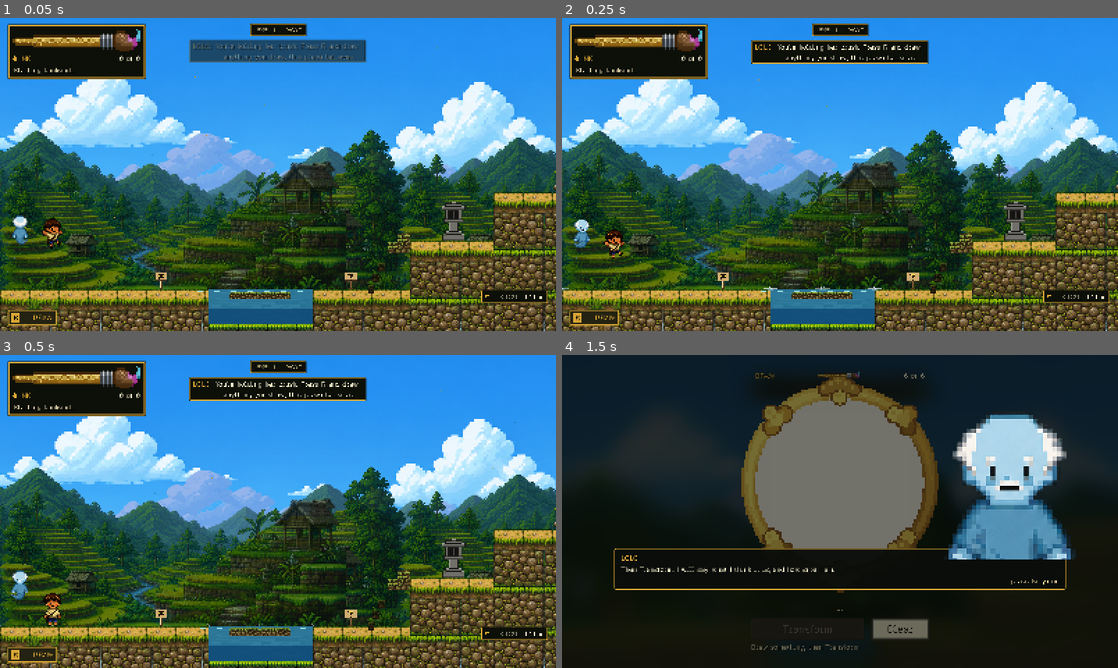
Above: before the commit, frames 1-4 (two rows, left to right).
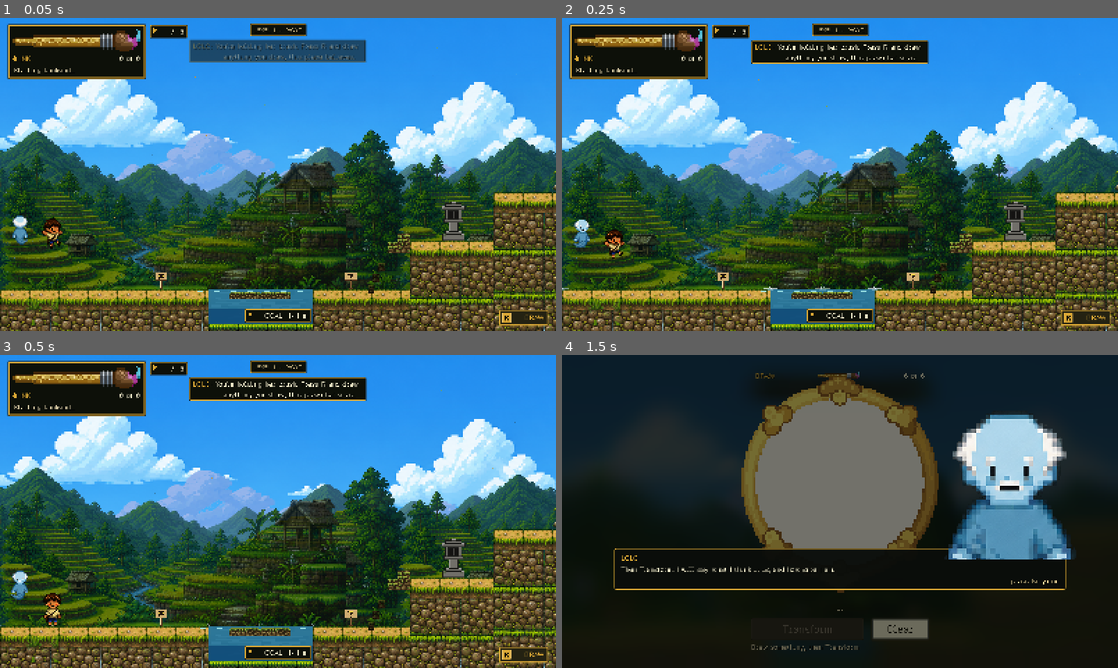
Above: after the commit, the same moments.

Repository: hyuuuan/OBRA
Game: Godot game, scene res://game_level.tscn
The game is run twice, just before and just after one commit, with the same random seed, the same clock (stepped at 60 frames per second) and the same inputs. This scene is started directly instead of the project's main scene.
Inputs (mouse positions are in pixels of both pictures, inside the frame that each line leads up to):
- Up to frame 1 (0.05 s): no input
- Up to frame 2 (0.25 s): no input
- Up to frame 3 (0.5 s): no input
- Up to frame 4 (1.5 s): click "DRAW" at 0.5 s; tap Enter (ui_accept) at 1.25 s; drag from (840, 483) to (823, 642) at 1.27 s

The runs differ from the first frame. In frame 1, 2.1% of the frame differs, in the area x 1-99%, y 2-99%; in frame 2, 2.1%; in frame 3, 2.1%; in frame 4, nothing differs.

Commit message:
The HUD sits where the thesis wireframes put it
Thesis §4.5.3.5 is a layout spec and the build had drifted from it: "the status
line and ink counter sit at the top-left, the checkpoint indicator beside them;
the toolbelt strip occupies the lower-left corner; and the Draw button sits at
the lower-right, within reach of the pointer that will be used to draw."

R and Q were bottom LEFT -- which put the one button in this game pressed with
a MOUSE at the opposite corner from the hand about to draw with it, and stacked
it under the place the toolbelt is supposed to be. Both moved right; the
toolbelt took the corner they left.

⚠ AND THE GOAL CHIP HAD TO MOVE OUT OF THEIR WAY. A tutorial callout anchors
ABOVE the control it is about, so R arriving in that corner printed "Her brush
is in here, R opens it" straight across the readout saying how far there is
left to go. It sits under the middle of the frame now, which also zones the
display honestly: state along the top, the bag bottom left, the verbs bottom
right, and the one number about the JOURNEY where the eye already rests.

THE CHECKPOINT INDICATOR IS NEW, and the omission was worse than a layout
mismatch. Nothing on screen had ever said a checkpoint existed. The only thing
that mentioned one was a line of dialogue as the player walked through it, and
a player who dismissed it had no way to learn that the level had five, that two
were behind them, or that falling in the water would cost them nothing. In a
game whose loop is spend ink, try something, possibly drown, that is the most
reassuring number available and it was not being shown.

⚠ It is refreshed AGAIN on a deferred call. The HUD is built before the
director has parsed level_01.json, so the first read finds no declared
checkpoints and settles on the dash that means "this level has none" -- which
on screen is indistinguishable from a level that really has none.

The banner names the beat you are standing in, appended rather than
substituted: "LEVEL 1 · PAYYO · ANG TULAY". Only dialogue had ever named a
beat, so a player who skipped it had nothing telling them where they were. The
strip beneath says what the beat needs; this says which beat is asking.

The oval canvas STAYS. The manuscript says "a square drawing canvas" and it is
the manuscript that is wrong: the oval is the O of the wordmark, it is argued
out in ui_oval_frame.gd, and preprocess.py crops to the ink so the model never
sees the paper. One word in Chapter 4, not a rebuild here.

Co-Authored-By: Claude Opus 5 <noreply@anthropic.com>

Diff:
--- a/game/game_level.tscn
+++ b/game/game_level.tscn
@@ -95,16 +95,14 @@
 text = "Ink 12.0 / 12.0"
 
 [node name="InventoryHUD" type="HBoxContainer" parent="CanvasLayer"]
-anchors_preset = 7
-anchor_left = 0.5
+anchors_preset = 2
 anchor_top = 1.0
-anchor_right = 0.5
-anchor_bottom = 1.0
-offset_left = -212.0
+anchor_bottom = 1.0
+offset_left = 24.0
 offset_top = -122.0
-offset_right = 212.0
+offset_right = 448.0
 offset_bottom = -58.0
-grow_horizontal = 2
+grow_horizontal = 1
 grow_vertical = 0
 theme_override_constants/separation = 8
 script = ExtResource("11_inventory_hud")
--- a/game/scripts/action_prompt_hud.gd
+++ b/game/scripts/action_prompt_hud.gd
@@ -249,15 +249,27 @@
 		button.modulate.a = reveal
 
 
+## R and Q, bottom RIGHT.
+##
+## Thesis §4.5.3.5, on the gameplay wireframe: "the Draw button sits at the lower-right,
+## within reach of the pointer that will be used to draw." They sat bottom-left, which put
+## the one button in this game that is pressed with a MOUSE at the opposite corner from the
+## hand that is about to draw with it -- and directly under the toolbelt, so the two things
+## the lower-left holds were stacked on each other.
+##
+## Q keeps its place beside R rather than moving to the far side: they are the two standing
+## verbs and they read as a pair. R is the outermost because it is the one always available.
 func _place_bottom_actions() -> void:
 	if _draw == null or not is_instance_valid(_draw):
 		return
 	var view := get_viewport_rect().size
 	_draw.size = _draw.get_combined_minimum_size()
-	_draw.position = Vector2(BOTTOM_MARGIN.x, view.y - BOTTOM_MARGIN.y - _draw.size.y)
+	_draw.position = Vector2(
+		view.x - BOTTOM_MARGIN.x - _draw.size.x,
+		view.y - BOTTOM_MARGIN.y - _draw.size.y)
 	_revert.size = _revert.get_combined_minimum_size()
 	_revert.position = Vector2(
-		_draw.position.x + _draw.size.x + BOTTOM_GAP,
+		_draw.position.x - BOTTOM_GAP - _revert.size.x,
 		view.y - BOTTOM_MARGIN.y - _revert.size.y)
 
 
--- a/game/scripts/level_base.gd
+++ b/game/scripts/level_base.gd
@@ -260,6 +260,8 @@
 var checkpoints: CheckpointManager
 var script_lines: DialogueScript
 var requirement_strip: RequirementStrip
+## Top left, beside the ink: how many of this level's checkpoints are behind the player.
+var checkpoint_label: Label
 ## The refusal beat fires on the FIRST decline anywhere in the level, then never again.
 var _refusal_spoken := false
 ## And whether the accept that answered it has been acknowledged. See the note at the solve.
@@ -593,6 +595,7 @@
 
 
 func _on_obstacle_entered(obstacle_id: String) -> void:
+	_name_the_beat(obstacle_id)
 	if tutorial != null:
 		tutorial.note("first_obstacle")
 	# A node teaches all three of its routes' verbs BEFORE the choice, because a player
@@ -737,8 +740,37 @@
 
 
 func _on_obstacle_exited(_obstacle_id: String) -> void:
+	_name_the_beat("")
 	if requirement_strip != null:
 		requirement_strip.clear()
+
+
+## THE BANNER SAYS WHICH BEAT YOU ARE STANDING IN.
+##
+## Thesis §4.5.3.5: "The quest banner runs along the top, stating the current objective."
+## The badge stated the LEVEL, once, and never changed again -- so the only thing that ever
+## named a beat was a line of dialogue as the player walked into it, and a player who
+## dismissed it had nothing on screen telling them where they were. The strip beneath says
+## what the beat NEEDS; this says which beat is asking.
+##
+## Appended rather than substituted: the level's own name is what the badge is for, and a
+## banner that replaces it leaves the player unable to see, at a glance, where they are.
+func _name_the_beat(obstacle_id: String) -> void:
+	if level_badge == null or not is_instance_valid(level_badge):
+		return
+	var beat := String(director.obstacle(obstacle_id).get("display_name", "")) \
+		if not obstacle_id.is_empty() else ""
+	level_badge.text = _level_identity() if beat.is_empty() \
+		else "%s  \u00b7  %s" % [_level_identity(), beat.to_upper()]
+
+
+## "LEVEL 1 · PAYYO", read off the catalogue rather than rebuilt in two places.
+func _level_identity() -> String:
+	var entry := LevelManager.get_level(LevelManager.current_level_id)
+	if entry.is_empty():
+		return ""
+	return "LEVEL %d  \u00b7  %s" % [
+		int(entry.get("number", 0)), String(entry.get("title", "")).to_upper()]
 
 
 func _on_requirements_changed(_obstacle_id: String, _required: Array) -> void:
@@ -2075,11 +2107,21 @@
 	# The two readouts at the far corners get the same frame, so the HUD is one language
 	# rather than two framed things and two lines of text floating on the level art.
 	_wrap_in_chip(level_badge, "top_centre", Vector2(0.0, 18.0), 0.0)
-	# A fixed width, because this one's text changes every frame: the chip is placed
-	# once, and a container that grows with "GOAL REACHED" grows rightward off the
-	# edge of the screen from wherever it was parked.
-	_wrap_in_chip(goal_label, "bottom_right", Vector2(-24.0, -80.0), 150.0,
+	# ⚠ BOTTOM CENTRE, BECAUSE THE BOTTOM RIGHT IS THE VERBS NOW. R and Q moved to that
+	# corner (thesis §4.5.3.5: "the Draw button sits at the lower-right"), and a tutorial
+	# callout anchored above the Draw button lands exactly where this chip was sitting --
+	# so the first thing the game ever says about drawing was printed over the readout that
+	# says how far there is left to go.
+	#
+	# The centre also zones the display honestly: state along the top, the bag bottom left,
+	# the verbs bottom right, and the one number that is about the JOURNEY under the middle
+	# of the frame, where the eye already is.
+	#
+	# A fixed width, because this one's text changes every frame and a chip that resizes
+	# under a centre anchor shuffles sideways on every step the player takes.
+	_wrap_in_chip(goal_label, "bottom_centre", Vector2(0.0, -26.0), 150.0,
 		UIGlyph.Kind.FLAG)
+	_build_checkpoint_chip()
 	_build_morph_card()
 	_build_action_prompts()
 	_build_dialogue_box()
@@ -2118,6 +2160,62 @@
 	morph_card.offset_right = -24.0
 	morph_card.offset_top = 20.0
 	$CanvasLayer.add_child(morph_card)
+
+
+## THE CHECKPOINT INDICATOR, BESIDE THE INK COUNTER.
+##
+## Thesis §4.5.3.5 puts one there -- "the status line and ink counter sit at the top-left,
+## the checkpoint indicator beside them" -- and the build had none at all. The only thing
+## that ever said a checkpoint existed was a line of dialogue as the player walked through
+## one, and nothing anywhere said how many the level had or which was the last one taken.
+## In a game whose whole loop is spend ink, try something, possibly fall in the water, that
+## is the single most reassuring number on the screen and it was missing.
+##
+## It reads n / total, so it is a progress bar and a promise at once: this is where you come
+## back to, and this is how much of the level is behind you.
+func _build_checkpoint_chip() -> void:
+	checkpoint_label = Label.new()
+	checkpoint_label.name = "CheckpointLabel"
+	checkpoint_label.theme_type_variation = &"HudValue"
+	checkpoint_label.mouse_filter = Control.MOUSE_FILTER_IGNORE
+	$CanvasLayer.add_child(checkpoint_label)
+	# To the right of the ink plate, on its top line. The plate is 24 + 366 + 28 wide.
+	# No minimum width: this chip is two glyphs and a slash, and a floor sized for the
+	# widest state left an empty box beside the ink plate for the whole of the first beat.
+	# Growing rightward from the top-left corner is safe -- that is the warning on the goal
+	# chip, which grows from the right edge and would run off it.
+	_wrap_in_chip(checkpoint_label, "top_left", Vector2(24.0 + 394.0 + 14.0, 20.0),
+		0.0, UIGlyph.Kind.FLAG)
+	if checkpoints != null:
+		checkpoints.checkpoint_written.connect(_on_checkpoint_count_changed)
+		checkpoints.checkpoint_restored.connect(_on_checkpoint_count_changed)
+	_refresh_checkpoint_chip()
+	# ⚠ AND AGAIN ONCE THE LEVEL HAS ITS DATA. The HUD is built before the director has
+	# parsed level_01.json, so the first read finds no declared checkpoints and the chip
+	# settles on the "this level has none" dash -- which is indistinguishable, on screen,
+	# from a level that really has none.
+	_refresh_checkpoint_chip.call_deferred()
+
+
+func _on_checkpoint_count_changed(_checkpoint_id: String) -> void:
+	_refresh_checkpoint_chip()
+
+
+## How many of this level's checkpoints are behind the player.
+##
+## The dash rather than a nought for "none yet": a level opens with the player standing at
+## the start and no progress banked, and "0 / 5" reads as a score they are losing.
+func _refresh_checkpoint_chip() -> void:
+	if checkpoint_label == null or not is_instance_valid(checkpoint_label):
+		return
+	var declared := (director.level_data().get("checkpoints", []) as Array).size() \
+		if director != null else 0
+	var reached: int = checkpoints.count() if checkpoints != null else 0
+	if declared <= 0:
+		checkpoint_label.text = "—"
+		return
+	checkpoint_label.text = "—  /  %d" % declared if reached <= 0 \
+		else "%d  /  %d" % [mini(reached, declared), declared]
 
 
 ## The old controls legend advertised six actions from the first frame, including four
@@ -2207,6 +2305,11 @@
 			chip.position = Vector2(view.x - chip_size.x + offset.x, view.y - chip_size.y + offset.y)
 		"bottom_left":
 			chip.position = Vector2(offset.x, view.y - chip_size.y + offset.y)
+		"top_left":
+			chip.position = offset
+		"bottom_centre":
+			chip.position = Vector2(
+				(view.x - chip_size.x) * 0.5 + offset.x, view.y - chip_size.y + offset.y)
 		_:
 			chip.position = Vector2((view.x - chip_size.x) * 0.5 + offset.x, offset.y)
 
@@ -2833,9 +2936,8 @@
 	var entry := LevelManager.get_level(LevelManager.current_level_id)
 	if entry.is_empty():
 		return
-	var badge := level_badge
-	if badge != null:
-		badge.text = "LEVEL %d  \u00b7  %s" % [int(entry.get("number", 0)), String(entry.get("title", "")).to_upper()]
+	if level_badge != null:
+		level_badge.text = _level_identity()
 	var place := get_node_or_null(^"PauseMenu/PauseRoot/Panel/VBox/Place") as Label
 	if place != null:
 		place.text = String(entry.get("title", "")).to_upper()
Not shown, changed: HUD_SKIN.md
